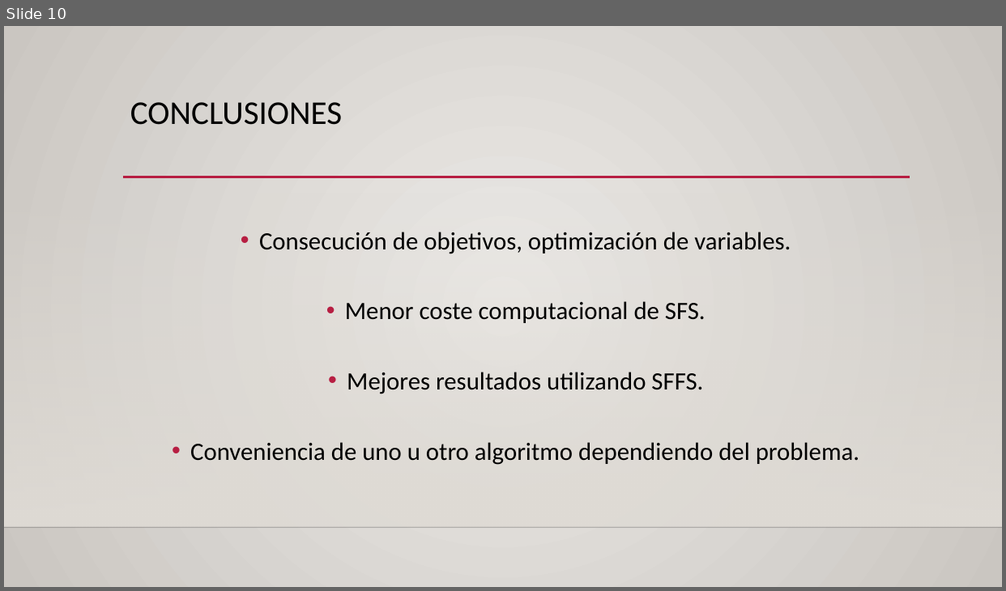
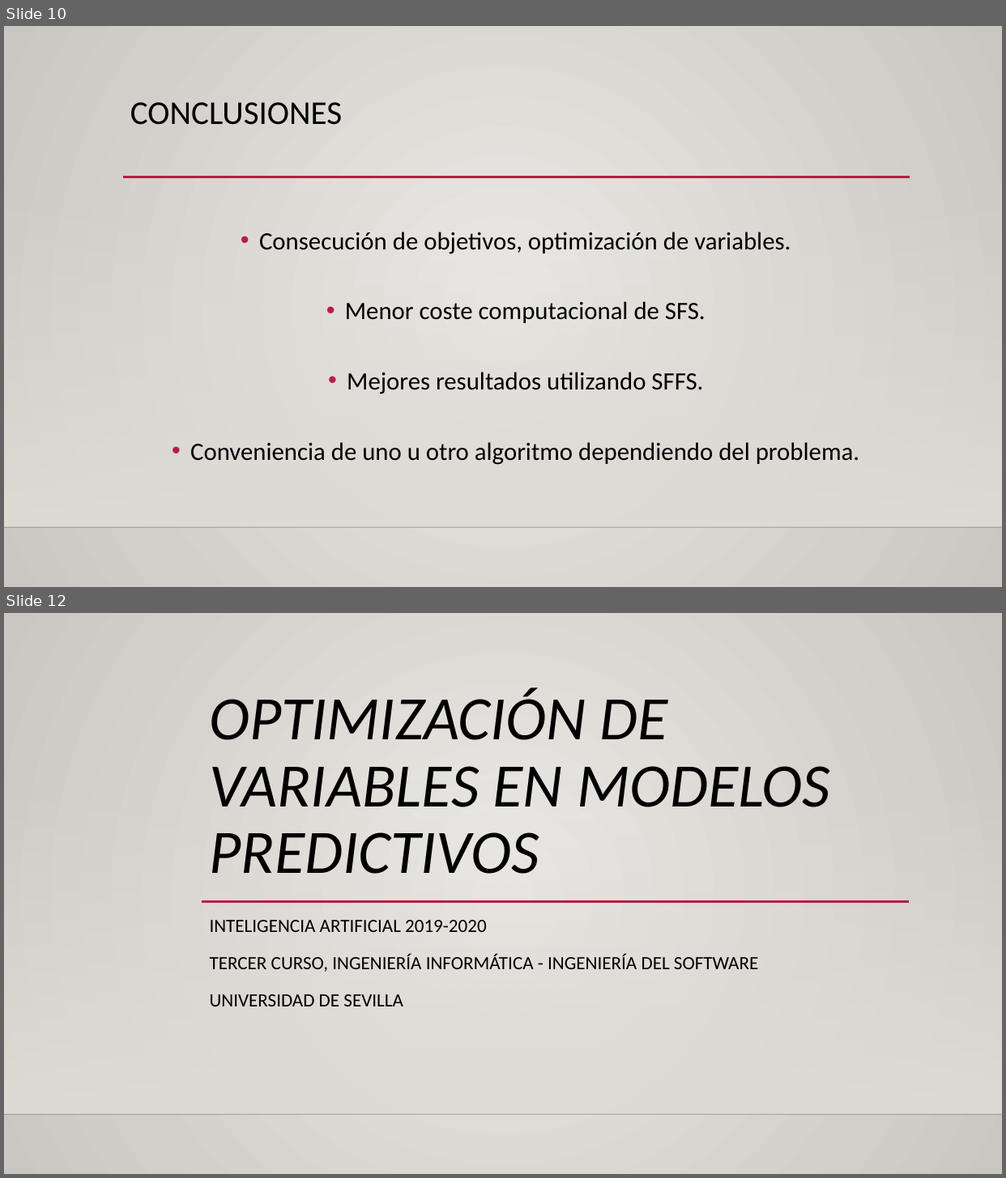
Before and after one commit to edubotdom/feature-selection, a slide deck: Optimización de variables en modelos predictivos.pptx. Shown one above the other, each under a label of ours: slide 10 before the commit, slides 10 and 12 after it; the slides between them are not shown. The pictures are 1006x591 and 1006x1178 pixels, drawn with LibreOffice and Linux fonts; fonts in the diff are those of the drawing; background and template pictures are left out. Boxes give left, top, right and bottom in pixels: in the first picture for what was removed or moved away, otherwise in the second. Text is boxed around its words. In the diff, an @@ line names an element or a change of style, - is before the commit and + after.

```diff
--- a/Optimización de variables en modelos predictivos.pptx
+++ b/Optimización de variables en modelos predictivos.pptx
@@ slide 12 added at [4,613,1002,1174], background gradient #ECEAE7 to #CAC7C1; not listed: 2 template elements that a slide beside it also shows @@
@@ title added at [210,688,830,874], 59.4 pt, text #000000, italic @@
+OPTIMIZACIÓN DE VARIABLES EN MODELOS PREDICTIVOS
@@ line added from (202, 902) to (909, 902), #B71E42 2.5 pt @@
@@ subtitle added at [210,920,758,1007], 18 pt, text #000000 @@
+INTELIGENCIA ARTIFICIAL 2019-2020
+TERCER CURSO, INGENIERÍA INFORMÁTICA - INGENIERÍA DEL SOFTWARE
+UNIVERSIDAD DE SEVILLA
```
Also in this commit, not shown: 1 other slide added, 1 slide removed, 2 other files.
